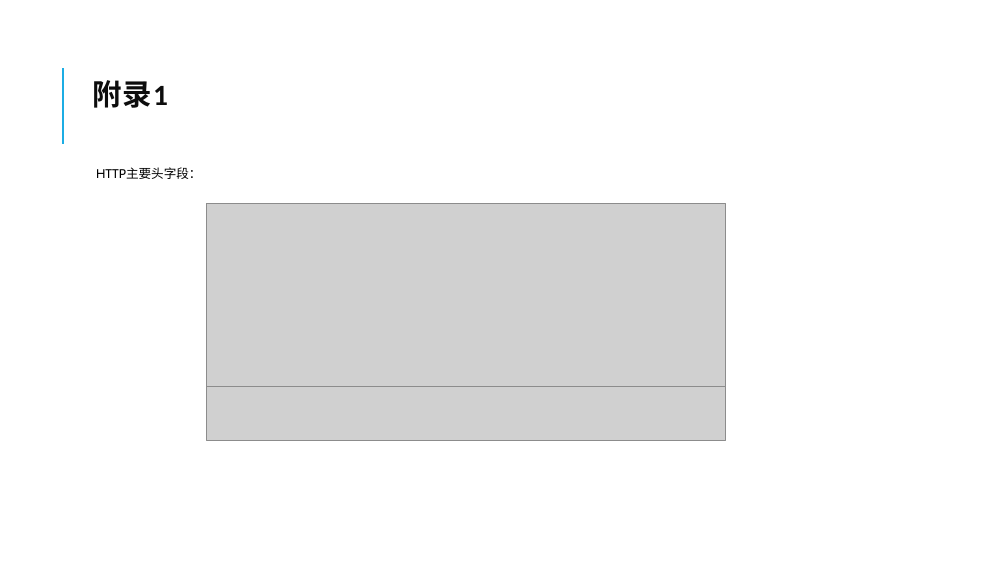
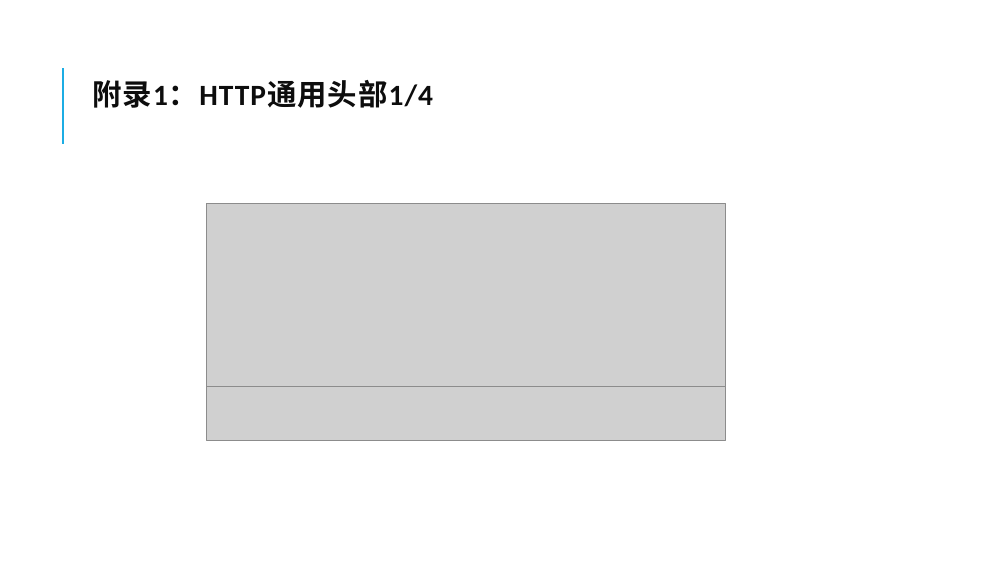
Before and after one commit to sleepingWhiteFish/CAGST, a slide deck: slide 68 of 网络是怎样连接的.pptx (slide 58 before the commit). Drawn at 1008x567 pixels with LibreOffice and Linux fonts; fonts in the diff are those of the drawing; grey boxes stand for pictures. Boxes give left, top, right and bottom in pixels: in the first picture for what was removed or moved away, otherwise in the second. Text is boxed around its words. In the diff, an @@ line names an element or a change of style, - is before the commit and + after.

```diff
--- a/网络是怎样连接的.pptx
+++ b/网络是怎样连接的.pptx
@@ title at [92,80,433,108]: text changed @@
-附录1
+附录1：HTTP通用头部1/4
@@ text removed at [96,167,202,179] @@
-  HTTP主要头字段：
```
Also in this commit, not shown: 15 other slides changed, 22 slides added, 10 slides removed.
